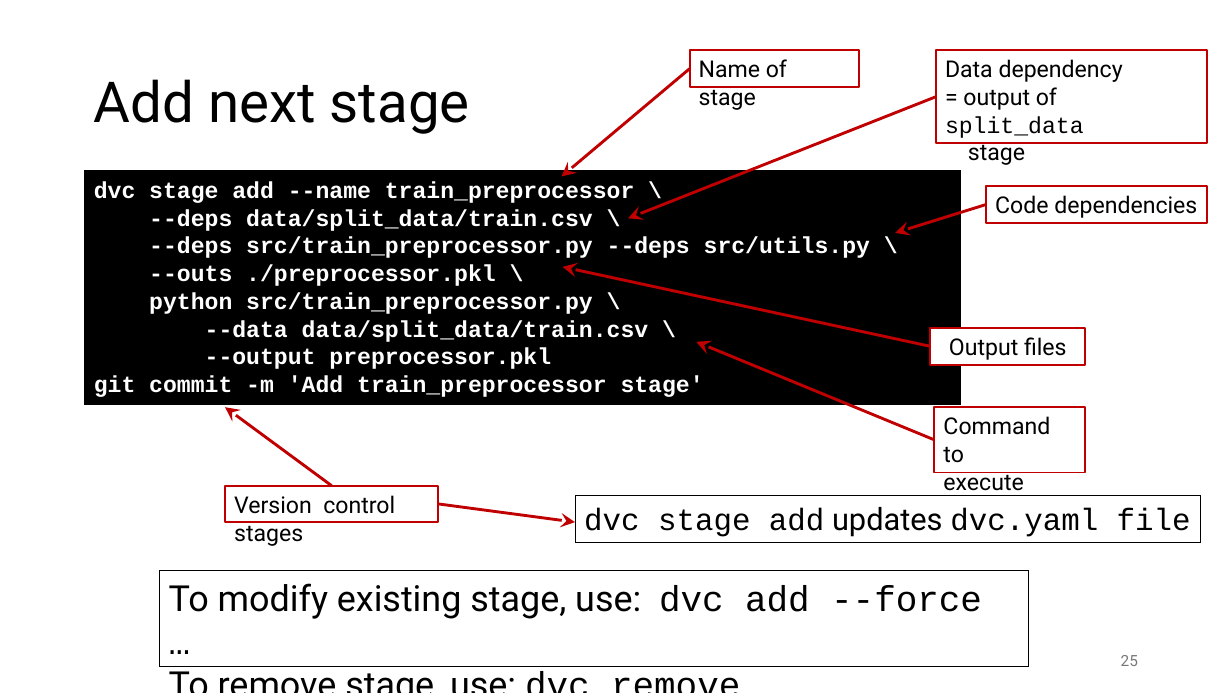
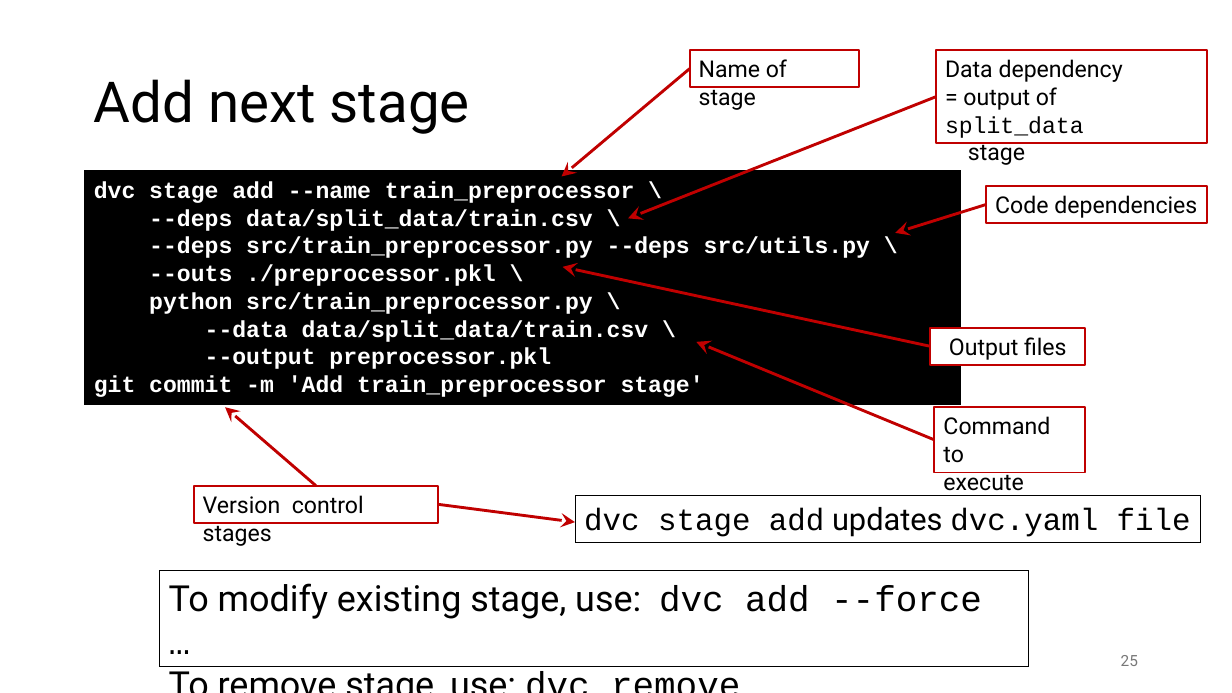
Before and after one commit to gjbex/MLOps-on-HPC, a slide deck: slide 25 of mlops_on_hpc.pptx. Drawn at 1232x693 pixels with LibreOffice and Linux fonts; fonts in the diff are those of the drawing. Boxes give left, top, right and bottom in pixels: in the first picture for what was removed or moved away, otherwise in the second. Text is boxed around its words. In the diff, an @@ line names an element or a change of style, - is before the commit and + after.

```diff
--- a/mlops_on_hpc.pptx
+++ b/mlops_on_hpc.pptx
@@ arrow moved from (332, 486) - (226, 408) to (316, 486) - (226, 408) @@
@@ rectangle "Version control stages": place and size @@
-rectangle "Version control stages" at [226, 486, 439, 522]
+rectangle "Version control stages" at [194, 486, 439, 523]
```
Also in this commit, not shown: 3 other slides changed.
